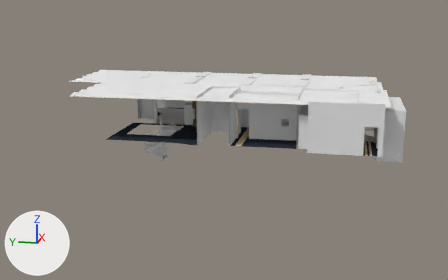
The Blender file client_001/martenRescale_001.blend: old version first, new version second.
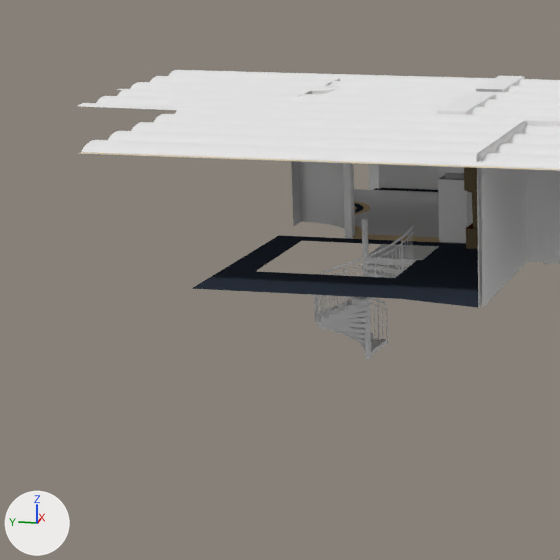
Each version is shown whole from a camera (50 mm lens) standing at (-52.89, -11.19, 12.03) and looking at (-4.3, -1.47, -0.12), then close up on the part from 10% to 50% of the width and 17% to 81% of the height. Every picture has the same lights, and +X, +Y and +Z are marked at lower left.

Names of what the first close-up shows: 'theMainHallByMarten'.
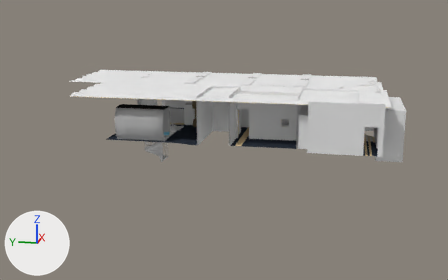
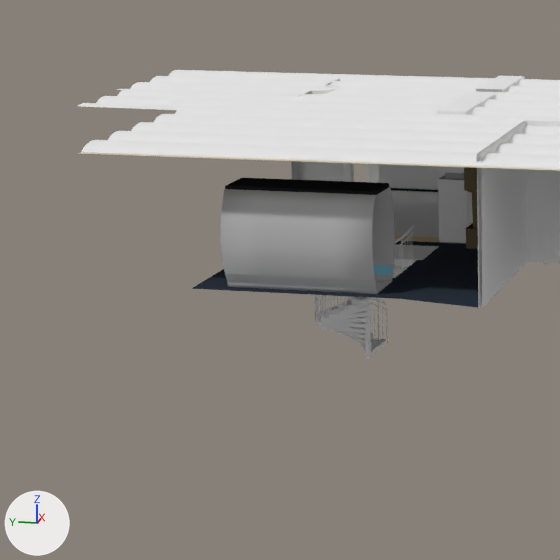
Boxes [x1, y1, x2, y2] around the edits, measured in the close-ups (560 x 560 px):
'cleuse', added
    after: [221, 178, 395, 294]

What changed in the scene script:
```text
Add mat_cleuse_aluminium:
    mat_cleuse_aluminium = diffuse_material('cleuse_aluminium')
    mat_cleuse_aluminium.base_color = (0.477, 0.477, 0.477)  # grey #b8b8b8
Add mat_cleuse_orange:
    mat_cleuse_orange = diffuse_material('cleuse_orange')
    mat_cleuse_orange.base_color = (0.8, 0.23, 0.0)  # orange #e78400
Add mat_cleuse_lightblau:
    mat_cleuse_lightblau = diffuse_material('cleuse_lightBlau')
    mat_cleuse_lightblau.base_color = (0.237, 0.624, 0.8)  # cyan #86cfe7
Add mat_woodmat_c_leuse:
    mat_woodmat_c_leuse = diffuse_material('woodmat_c-leuse')
    mat_woodmat_c_leuse.base_color = (0.0147, 0.0147, 0.0147)  # black #202020
Add mat_cleuse_texturediff:
    mat_cleuse_texturediff = diffuse_material('cleuse_TextureDIFF')
    mat_cleuse_texturediff.base_color = (0.8, 0.8, 0.8)  # white #e7e7e7
Add me_plane_003:
    me_plane_003.from_pydata(...)  # 3163 vertices, 3086 faces; spans x -1.05..1.05, y -2.0..2.0, z 0.0..2.62
    # faces by material slot: [305, 2519, 56, 94, 112]
    me_plane_003.materials.append(mat_woodmat_c_leuse)  # black #202020
    me_plane_003.materials.append(mat_cleuse_aluminium)  # grey #b8b8b8
    me_plane_003.materials.append(mat_cleuse_lightblau)  # cyan #86cfe7
    me_plane_003.materials.append(mat_cleuse_texturediff)  # white #e7e7e7
    me_plane_003.materials.append(mat_cleuse_orange)  # orange #e78400
Add col_cleuse:
    col_cleuse = bpy.data.collections.new('cleuse')
    col_cleuse.objects.link(ob_cleuse_001)
Add ob_cleuse:
    ob_cleuse = bpy.data.objects.new('cleuse', None)
    ob_cleuse.location = (-5.85, 4.91, 0.11)
    ob_cleuse.rotation_euler = (0.0, 0.0, 3.142)  # degrees (0, 0, 180)
    ob_cleuse.show_instancer_for_render = False
    ob_cleuse.instance_type = 'COLLECTION'
    ob_cleuse.instance_collection = col_cleuse
Add ob_cleuse_001:
    ob_cleuse_001 = bpy.data.objects.new('cleuse.001', me_plane_003)
    ob_cleuse_001.location = (0.0, 0.0, 0.0)
```
